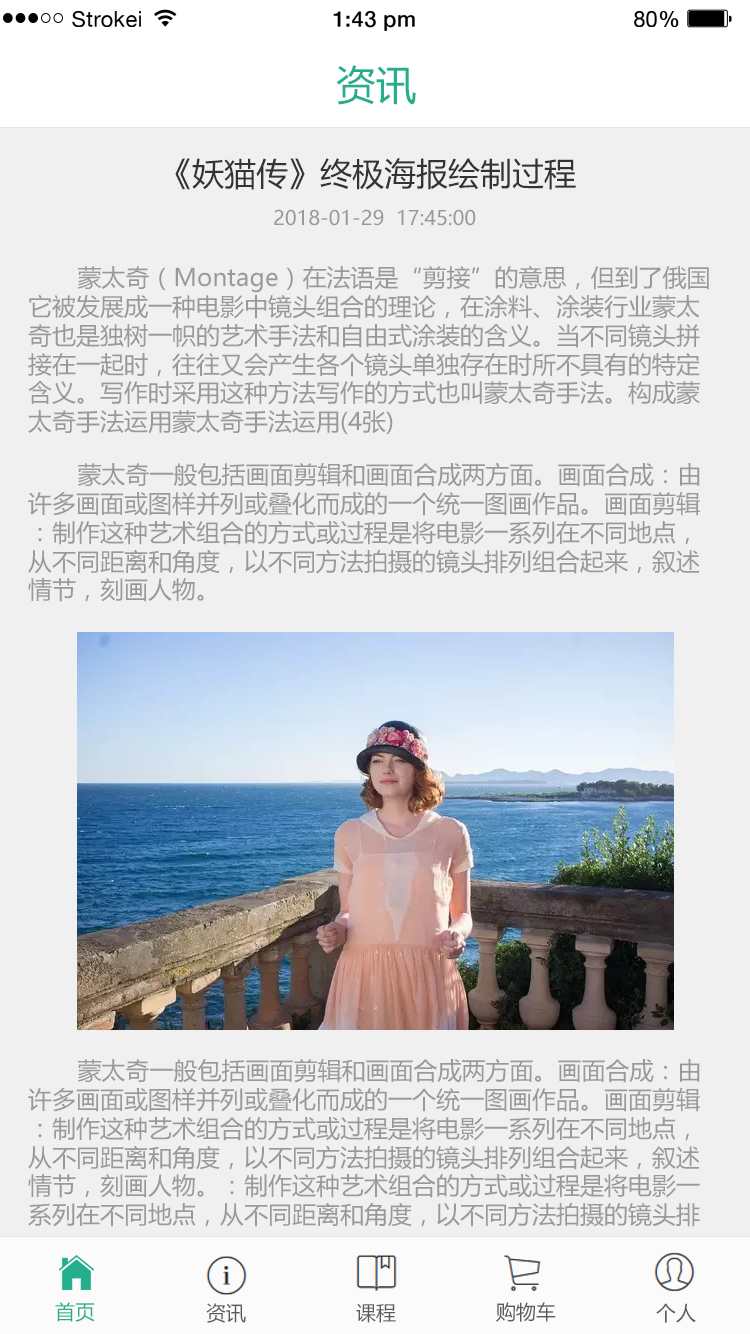
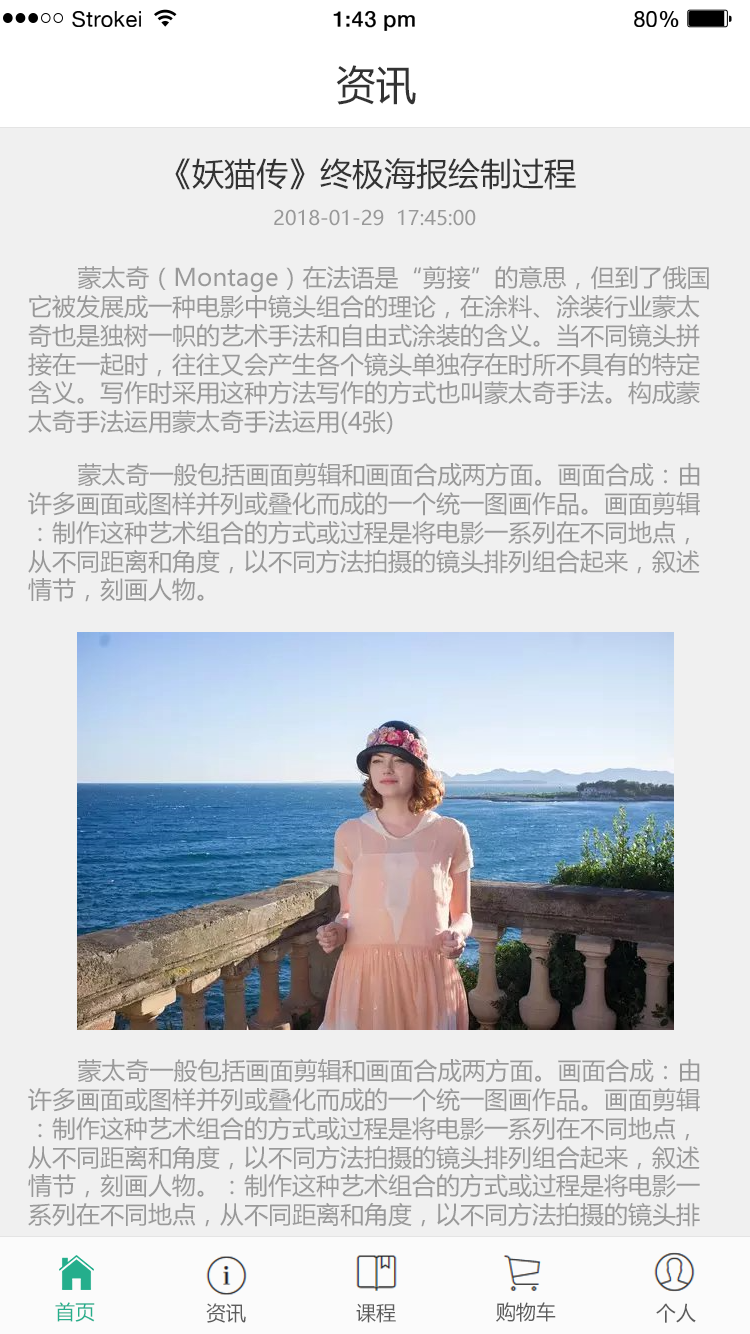
The second w=750, h=1334 image is a revision of the first. Changes to its layers:
painted on "资讯" (2nd of 2, in "搜索") over [left=336, top=65, right=416, bottom=105]
